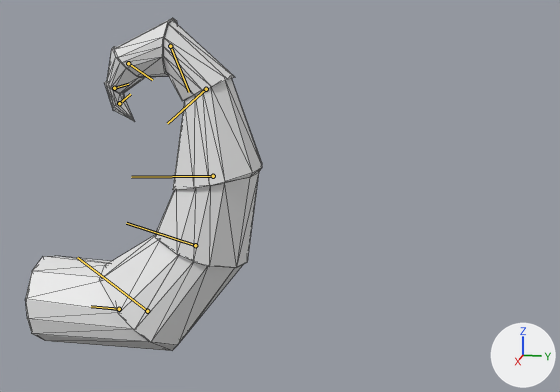
What one commit did to the FBX model Assets/FBXs/Gusano1/AnimacionGusano.FBX.
Before and after are seen from a 50 mm camera at (1.501, -0.014, 0.465) aimed at (0.741, -0.166, 0.275). The axes (+X, +Y, +Z) are drawn at lower right. The lights are the same throughout. Both versions are drawn at frame 137 of the action 'Gusano'; the numbers are the values there. The bones that bend it are drawn over the model as lines. Mesh edges are drawn as thin lines.
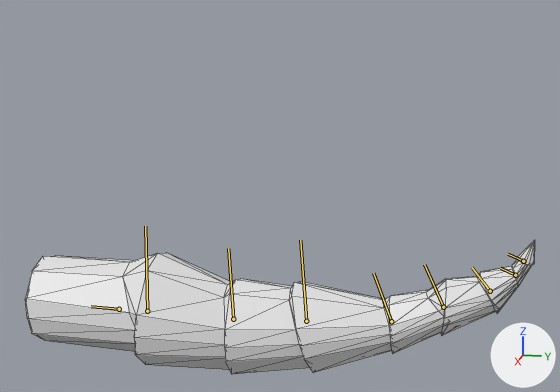
Pixel boxes (x1, y1, x2, y2) of what changed, in the pictures (560 x 392 px):
'Plane017', posed (115% wider, 60% shorter): before (26, 18, 262, 351); after (26, 240, 535, 374)
bone 'CATRigHub002Bone001', root to tip: before (147, 311) to (77, 257); after (147, 311) to (145, 226)
bone 'CATRigHub002Bone001Bone001', root to tip: before (195, 245) to (126, 223); after (233, 319) to (228, 248)
bone 'CATRigHub002Bone001Bone001Bone001', root to tip: before (213, 176) to (131, 177); after (306, 321) to (300, 240)
bone 'CATRigHub002Bone001Bone001Bone001Bone001', root to tip: before (206, 89) to (167, 123); after (391, 321) to (373, 273)
bone 'CATRigHub002Bone001Bone001Bone001Bone001Bone001', root to tip: before (170, 46) to (189, 92); after (443, 307) to (424, 264)
bone 'CATRigHub002Bone001Bone001Bone001Bone001Bone001Bone001', root to tip: before (128, 63) to (152, 80); after (490, 291) to (472, 267)
bone 'CATRigHub002Bone001Bone001Bone001Bone001Bone001Bone001Bone001', root to tip: before (114, 88) to (128, 84); after (515, 275) to (500, 268)
bone 'CATRigHub002Bone001Bone001Bone001Bone001Bone001Bone001Bone001Bo', root to tip: before (119, 103) to (130, 94); after (523, 261) to (508, 254)

The change, as a list of edits to the scene's bpy script:
```text
Change bone_catrighub002bone001:
    where bone_catrighub002bone001 = bpy.data.objects['Armature'].pose.bones['CATRigHub002Bone001']  # child of 'CATRigHub002'
    bone_catrighub002bone001.rotation_quaternion: (0.991, 0.0, 0.0, 0.13) -> (0.94, 0.0, 0.0, -0.342)  # degrees (0, 0, 15) -> degrees (0, 0, -40)
Change bone_catrighub002bone001bone001:
    where bone_catrighub002bone001bone001 = bpy.data.objects['Armature'].pose.bones['CATRigHub002Bone001Bone001']  # child of 'CATRigHub002Bone001'
    bone_catrighub002bone001bone001.rotation_quaternion: (1.0, 0.0, 0.0, 0.016) -> (0.991, 0.0, 0.0, -0.131)  # degrees (0, 0, 2) -> degrees (0, 0, -15)
Change bone_catrighub002bone001bone001bone001:
    where bone_catrighub002bone001bone001bone001 = bpy.data.objects['Armature'].pose.bones['CATRigHub002Bone001Bone001Bone001']  # child of 'CATRigHub002Bone001Bone001'
    bone_catrighub002bone001bone001bone001.rotation_quaternion: (0.998, 0.0, 0.0, 0.062) -> (0.996, 0.0, 0.0, -0.087)  # degrees (0, 0, 7) -> degrees (0, 0, -10)
Change bone_catrighub002bone001bone001bone001bone001:
    where bone_catrighub002bone001bone001bone001bone001 = bpy.data.objects['Armature'].pose.bones['CATRigHub002Bone001Bone001Bone001Bone001']  # child of 'CATRigHub002Bone001Bone001Bone001'
    bone_catrighub002bone001bone001bone001bone001.rotation_quaternion: (0.999, 0.0, 0.0, -0.042) -> (0.976, 0.0, 0.0, -0.216)  # degrees (0, 0, -5) -> degrees (0, 0, -25)
Change bone_catrighub002bone001bone001bone001bone001bone001:
    where bone_catrighub002bone001bone001bone001bone001bone001 = bpy.data.objects['Armature'].pose.bones['CATRigHub002Bone001Bone001Bone001Bone001Bone001']  # child of 'CATRigHub002Bone001Bone001Bone001Bone001'
    bone_catrighub002bone001bone001bone001bone001bone001.location: (0.03, -0.02, 0.0) -> (0.0, 0.0, 0.0)
    bone_catrighub002bone001bone001bone001bone001bone001.rotation_quaternion: (1.0, 0.0, 0.0, -0.002) -> (0.832, 0.0, 0.0, -0.555)  # degrees (0, 0, 0) -> degrees (0, 0, -67)
Change bone_catrighub002bone001bone001bone001bone001bone001bone001:
    where bone_catrighub002bone001bone001bone001bone001bone001bone001 = bpy.data.objects['Armature'].pose.bones['CATRigHub002Bone001Bone001Bone001Bone001Bone001Bone001']  # child of 'CATRigHub002Bone001Bone001Bone001Bone001Bone001'
    bone_catrighub002bone001bone001bone001bone001bone001bone001.location: (0.02, -0.02, 0.0) -> (0.0, 0.0, 0.0)
    bone_catrighub002bone001bone001bone001bone001bone001bone001.rotation_quaternion: (0.999, 0.0, 0.0, 0.042) -> (0.988, 0.0, 0.0, -0.152)  # degrees (0, 0, 5) -> degrees (0, 0, -17)
Change bone_catrighub002bone001bone001bone001bone001bone001bone001bone001:
    where bone_catrighub002bone001bone001bone001bone001bone001bone001bone001 = bpy.data.objects['Armature'].pose.bones['CATRigHub002Bone001Bone001Bone001Bone001Bone001Bone001Bone001']  # child of 'CATRigHub002Bone001Bone001Bone001Bone001Bone001Bone001'
    bone_catrighub002bone001bone001bone001bone001bone001bone001bone001.location: (0.03, -0.03, 0.0) -> (0.0, 0.0, 0.0)
    bone_catrighub002bone001bone001bone001bone001bone001bone001bone001.rotation_quaternion: (0.993, 0.0, 0.0, 0.117) -> (0.998, 0.0, 0.0, -0.065)  # degrees (0, 0, 13) -> degrees (0, 0, -7)
Change bone_catrighub002bone001bone001bone001bone001bone001bone001bone001bo:
    where bone_catrighub002bone001bone001bone001bone001bone001bone001bone001bo = bpy.data.objects['Armature'].pose.bones['CATRigHub002Bone001Bone001Bone001Bone001Bone001Bone001Bone001Bo']  # child of 'CATRigHub002Bone001Bone001Bone001Bone001Bone001Bone001Bone001'
    bone_catrighub002bone001bone001bone001bone001bone001bone001bone001bo.rotation_quaternion: (0.993, 0.0, 0.0, 0.118) -> (0.998, 0.0, 0.0, -0.065)  # degrees (0, 0, 14) -> degrees (0, 0, -7)
```
